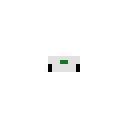
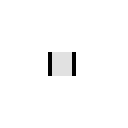
Before/after of a 128×128 layered artwork. What changed in the layer stack:
showed "3", painted on it over <box>48,52,76,76</box>
hid "0", painted on it over <box>44,52,80,72</box>
